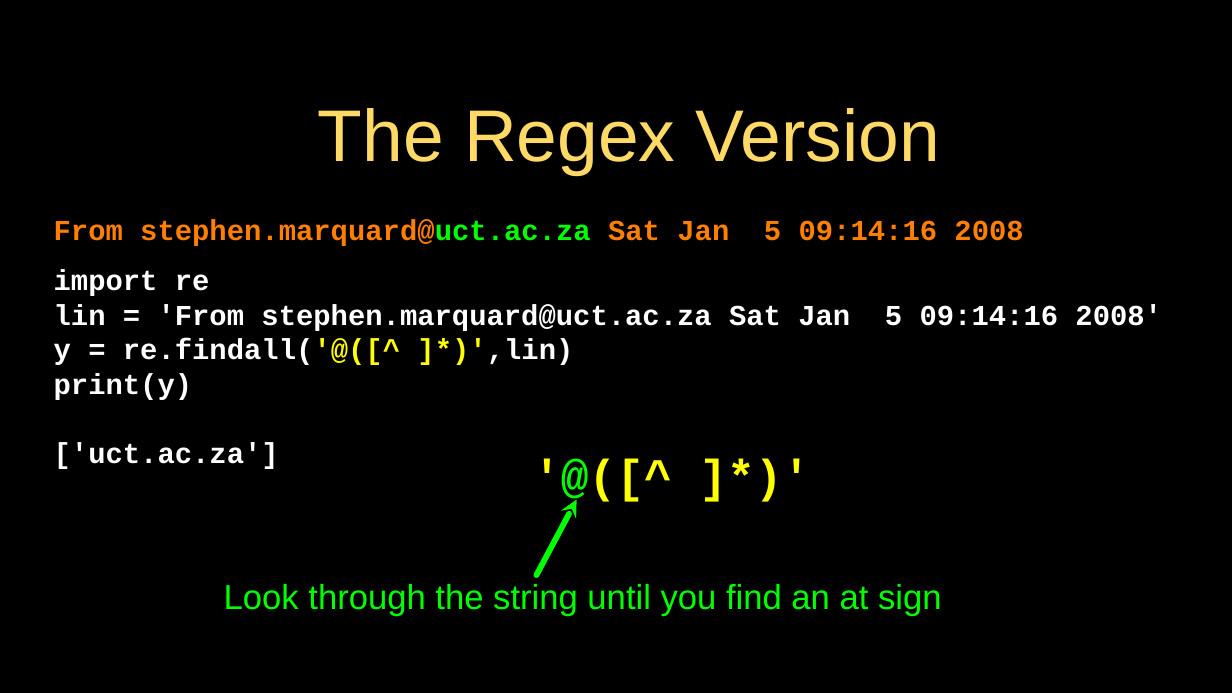
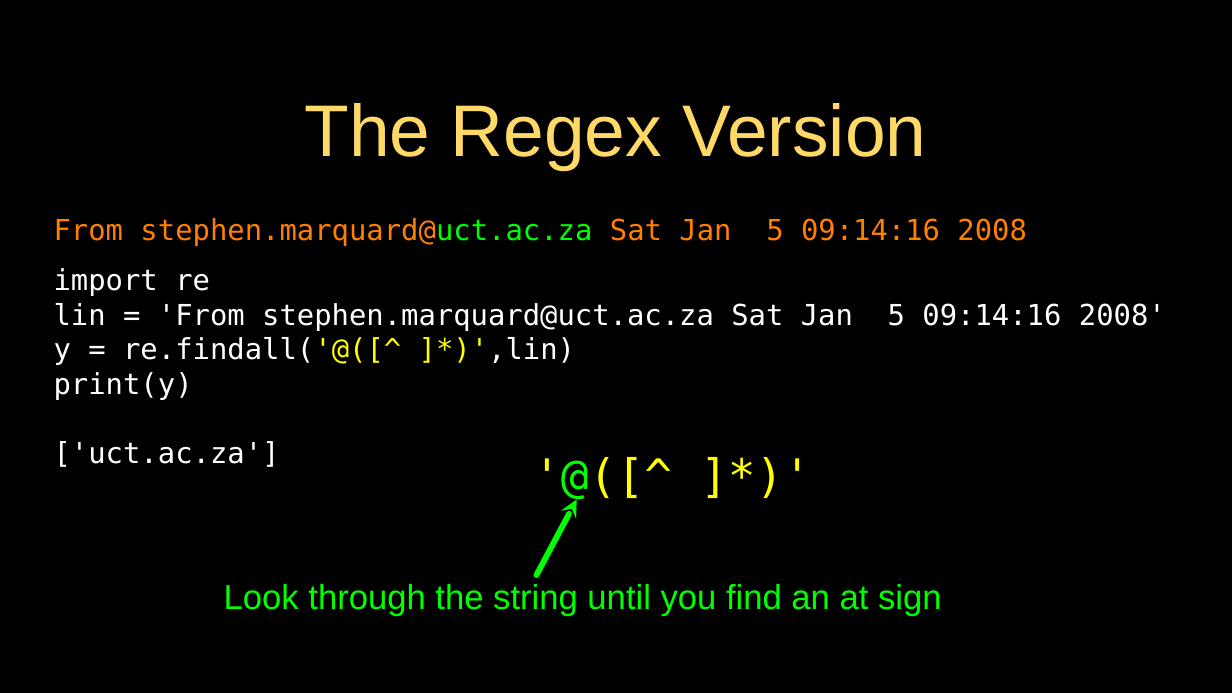
Before and after one commit to csev/py4e, a slide deck: slide 23 of lectures3/Pythonlearn-11-Regex.pptx (slide 24 before the commit). Drawn at 1232x693 pixels with LibreOffice and Linux fonts; fonts in the diff are those of the drawing. Boxes give left, top, right and bottom in pixels: in the first picture for what was removed or moved away, otherwise in the second. Text is boxed around its words. In the diff, an @@ line names an element or a change of style, - is before the commit and + after.

```diff
--- a/lectures3/Pythonlearn-11-Regex.pptx
+++ b/lectures3/Pythonlearn-11-Regex.pptx
@@ title "The Regex Version": place and size @@
-title "The Regex Version" at (318,108,940,175)
+title "The Regex Version" at (305,103,926,170)
@@ font Courier New to DejaVu Sans Mono, bold off in 3 elements at (54,218,1027,246), (54,268,853,467), (533,441,865,508) @@
```
Also in this commit, not shown: 23 other slides changed, 1 slide removed, 1 other file.
